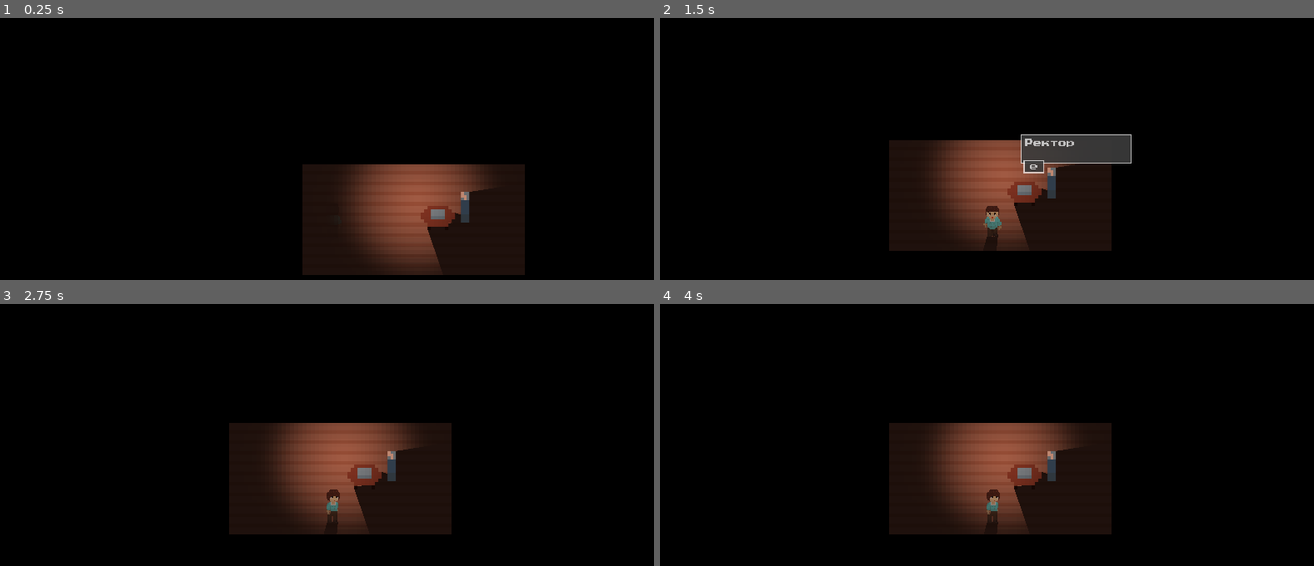
Above: before the commit, frames 1-4 (two rows, left to right).
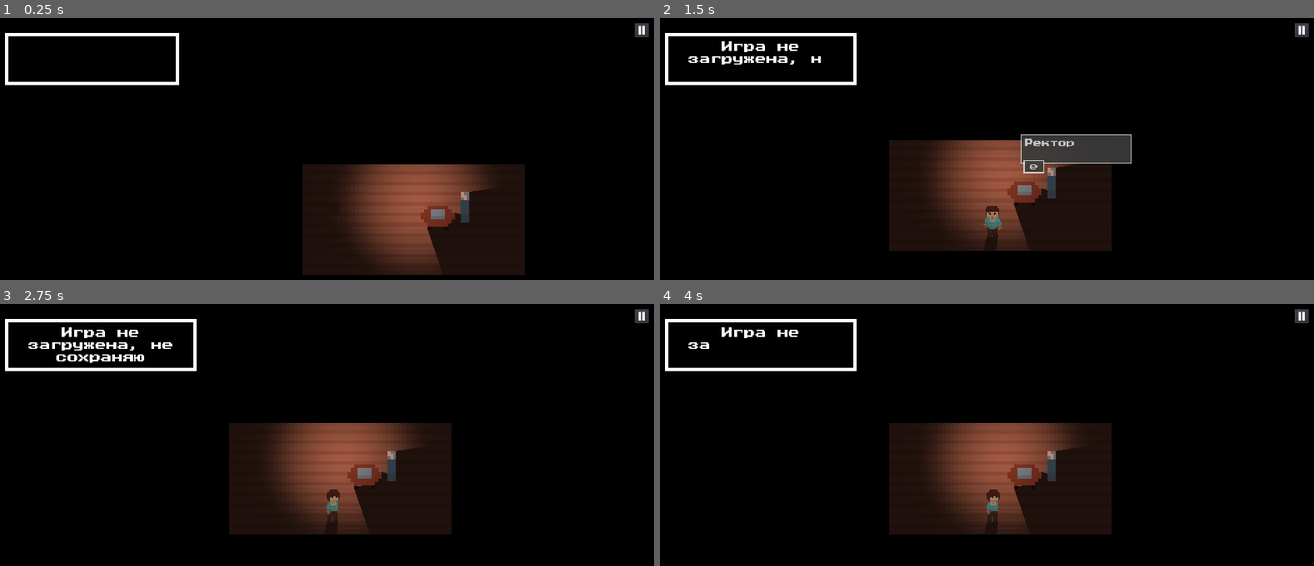
Above: after the commit, the same moments.

Repository: ordinary-dev/student-quest
Game: Godot game, scene res://Scenes/1.beggining/Facility-selection-scene.tscn
Same seed, same stepped clock (60 frames per second), same inputs: the game is played once before the commit and once after it. This scene is started directly instead of the project's main scene.
Inputs (mouse positions are in pixels of both pictures, inside the frame that each line leads up to):
- Up to frame 1 (0.25 s): no input
- Up to frame 2 (1.5 s): tap Enter (ui_accept) at 0.5, 0.77 s; move the mouse to (1130, 185) at 0.52 s; hold Right (ui_right) 0.53-1.28 s; click (1130, 185) at 0.67 s; move the mouse to (849, 222) at 1.27 s; hold Down (ui_down) from 1.28 s (still down)
- Up to frame 3 (2.75 s): tap Enter (ui_accept) at 1.52, 2 s; move the mouse to (385, 406) at 2.02 s; release Down (ui_down) at 2.03 s; hold Right (ui_right) from 2.03 s (still down)
- Up to frame 4 (4 s): release Right (ui_right) at 2.75 s; click (1300, 317) at 2.77 s; click (980, 445) at 3.5 s, where only the run after the commit has a clickable "Вернуться"

The runs differ from the first frame. In frame 1, 1.1% of the frame differs, in the area x 0-100%, y 1-26%; in frame 2, 1.6%; in frame 3, 1.9%; in frame 4, 1.4%.

Commit message:
New event, remove rain from scenes w/ train, add contols to facility selection scene

Diff:
--- a/Events/1.tres
+++ b/Events/1.tres
@@ -1 +1 @@
-{"name":"Первый день","scene":"1.beggining/Day1_setup.tscn"}
+{"name":"Выбор","scene":"1.beggining/Facility-selection-scene.tscn"}
--- /dev/null
+++ b/Events/2.tres
@@ -0,0 +1 @@
+{"name":"Первый день","scene":"1.beggining/Day1_setup.tscn"}
--- a/Scenes/1.beggining/Day1.tscn
+++ b/Scenes/1.beggining/Day1.tscn
@@ -36,7 +36,7 @@
 func _ready():
 	# Обновить этап
 	get_node(\"/root/prop\").save_param(
-		get_node(\"/root/global\").loaded, \"stage\", \"1\"
+		get_node(\"/root/global\").loaded, \"stage\", \"2\"
 	)
 	# Начать играть песню, если играет другая
 	get_node(\"/root/ost\").play_sound(song)
--- a/Scenes/1.beggining/FSelect.tscn
+++ b/Scenes/1.beggining/FSelect.tscn
@@ -1,7 +1,8 @@
-[gd_scene load_steps=4 format=2]
+[gd_scene load_steps=5 format=2]
 
 [ext_resource path="res://Scenes/templates/Button.tscn" type="PackedScene" id=1]
 [ext_resource path="res://Scenes/templates/FTemplate.tscn" type="PackedScene" id=2]
+[ext_resource path="res://Scenes/ui/disable_ui.tscn" type="PackedScene" id=3]
 
 [sub_resource type="GDScript" id=1]
 script/source = "extends Control
@@ -100,6 +101,8 @@
 margin_bottom = 1080.0
 disabled = true
 btn_text = "Выбрать"
+
+[node name="DisableUI" parent="." instance=ExtResource( 3 )]
 [connection signal="pressed" from="ColorRect/VBoxContainer/HBoxContainer/MarginContainer" to="." method="set_active" binds= [ 0 ]]
 [connection signal="pressed" from="ColorRect/VBoxContainer/HBoxContainer/MarginContainer2" to="." method="set_active" binds= [ 1 ]]
 [connection signal="pressed" from="ColorRect/VBoxContainer/HBoxContainer/MarginContainer3" to="." method="set_active" binds= [ 2 ]]
--- a/Scenes/1.beggining/Facility-selection-scene.tscn
+++ b/Scenes/1.beggining/Facility-selection-scene.tscn
@@ -1,18 +1,31 @@
-[gd_scene load_steps=12 format=2]
+[gd_scene load_steps=15 format=2]
 
 [ext_resource path="res://Sprites/backgrounds/facility-selection.png" type="Texture" id=1]
 [ext_resource path="res://Scenes/templates/Body.tscn" type="PackedScene" id=2]
 [ext_resource path="res://Sprites/light.png" type="Texture" id=3]
 [ext_resource path="res://Sprites/backgrounds/facility-man.png" type="Texture" id=4]
 [ext_resource path="res://Scenes/triggers/DialogTrigger.tscn" type="PackedScene" id=5]
+[ext_resource path="res://Scenes/ui/enable_ui.tscn" type="PackedScene" id=6]
+[ext_resource path="res://Scenes/templates/ui_fixer.tscn" type="PackedScene" id=7]
+
+[sub_resource type="GDScript" id=7]
+script/source = "extends Node2D
+
+
+func _ready():
+	# Обновить этап
+	get_node(\"/root/prop\").save_param(
+		get_node(\"/root/global\").loaded, \"stage\", \"1\"
+	)
+"
+
+[sub_resource type="OccluderPolygon2D" id=1]
+polygon = PoolVector2Array( 12.7241, 96.7441, 44.7784, 96.6348, 41.0296, 99.3019, 15.261, 99.2416 )
+
+[sub_resource type="OccluderPolygon2D" id=2]
+polygon = PoolVector2Array( 922.251, 584.709, 902.354, 535.791, 902.23, 526.188, 962.114, 526.038, 962.166, 515.814, 971.945, 515.822, 971.795, 505.779, 981.388, 505.779, 981.285, 486.147, 990.525, 572.389 )
 
 [sub_resource type="OccluderPolygon2D" id=3]
-polygon = PoolVector2Array( 12.7241, 96.7441, 44.7784, 96.6348, 41.0296, 99.3019, 15.261, 99.2416 )
-
-[sub_resource type="OccluderPolygon2D" id=1]
-polygon = PoolVector2Array( 922.251, 584.709, 902.354, 535.791, 902.23, 526.188, 962.114, 526.038, 962.166, 515.814, 971.945, 515.822, 971.795, 505.779, 981.388, 505.779, 981.285, 486.147, 990.525, 572.389 )
-
-[sub_resource type="OccluderPolygon2D" id=2]
 polygon = PoolVector2Array( 1021.7, 535.589, 1022.09, 425.91, 1096.72, 496.198, 1080.43, 545.069 )
 
 [sub_resource type="RectangleShape2D" id=4]
@@ -25,6 +38,7 @@
 extents = Vector2( 100, 150 )
 
 [node name="Node2D" type="Node2D"]
+script = SubResource( 7 )
 
 [node name="Sprite" type="Sprite" parent="."]
 position = Vector2( 862.108, 505.908 )
@@ -44,13 +58,14 @@
 texture_scale = 12.0
 mode = 3
 range_z_max = 1
+range_layer_max = 1
 shadow_enabled = true
 
 [node name="LightOccluder2D" type="LightOccluder2D" parent="."]
-occluder = SubResource( 1 )
+occluder = SubResource( 2 )
 
 [node name="LightOccluder2D2" type="LightOccluder2D" parent="."]
-occluder = SubResource( 2 )
+occluder = SubResource( 3 )
 
 [node name="Sprite2" type="Sprite" parent="."]
 modulate = Color( 1, 1, 1, 0.184314 )
@@ -94,3 +109,7 @@
 person = "Ректор"
 load_scene = true
 scene_path = "res://Scenes/1.beggining/FSelect.tscn"
+
+[node name="RemoteTransform2D" parent="." instance=ExtResource( 7 )]
+
+[node name="EnableUI" parent="." instance=ExtResource( 6 )]
--- a/Scenes/1.beggining/train.tscn
+++ b/Scenes/1.beggining/train.tscn
@@ -1,12 +1,10 @@
-[gd_scene load_steps=9 format=2]
+[gd_scene load_steps=8 format=2]
 
 [ext_resource path="res://Sprites/backgrounds/field.png" type="Texture" id=1]
 [ext_resource path="res://Sprites/train/train_front.png" type="Texture" id=2]
-[ext_resource path="res://Scenes/templates/Rain.tscn" type="PackedScene" id=3]
 [ext_resource path="res://Sprites/train/train_main.png" type="Texture" id=4]
 [ext_resource path="res://Sprites/light.png" type="Texture" id=5]
 [ext_resource path="res://Scenes/templates/ui_fixer.tscn" type="PackedScene" id=6]
-
 
 [sub_resource type="GDScript" id=1]
 script/source = "extends Node2D
@@ -122,5 +120,3 @@
 
 [node name="CanvasModulate" type="CanvasModulate" parent="."]
 color = Color( 0.635294, 0.713726, 0.713726, 1 )
-
-[node name="Particles2D" parent="." instance=ExtResource( 3 )]
--- a/Scenes/1.beggining/train_close.tscn
+++ b/Scenes/1.beggining/train_close.tscn
@@ -1,7 +1,6 @@
-[gd_scene load_steps=10 format=2]
+[gd_scene load_steps=9 format=2]
 
 [ext_resource path="res://Sprites/train/train_cropped.png" type="Texture" id=1]
-[ext_resource path="res://Scenes/templates/Rain.tscn" type="PackedScene" id=2]
 [ext_resource path="res://Sprites/backgrounds/field.png" type="Texture" id=3]
 [ext_resource path="res://Sprites/light.png" type="Texture" id=4]
 [ext_resource path="res://Audio/fx/tspt_fast_smooth_passenger_train_037.ogg" type="AudioStream" id=5]
@@ -65,9 +64,6 @@
 
 [node name="RemoteTransform2D" parent="Camera2D" instance=ExtResource( 6 )]
 
-[node name="Particles2D" parent="." instance=ExtResource( 2 )]
-z_index = 2
-
 [node name="Tween" type="Tween" parent="."]
 
 [node name="Light2D" type="Light2D" parent="."]
--- a/Scenes/1.beggining/train_inside.tscn
+++ b/Scenes/1.beggining/train_inside.tscn
@@ -1,9 +1,8 @@
-[gd_scene load_steps=10 format=2]
+[gd_scene load_steps=9 format=2]
 
 [ext_resource path="res://Sprites/backgrounds/inside_the_train.png" type="Texture" id=1]
 [ext_resource path="res://Sprites/light.png" type="Texture" id=2]
 [ext_resource path="res://Sprites/backgrounds/field.png" type="Texture" id=3]
-[ext_resource path="res://Scenes/templates/Rain.tscn" type="PackedScene" id=4]
 [ext_resource path="res://Scripts/Shake.gd" type="Script" id=5]
 [ext_resource path="res://Scenes/templates/ui_fixer.tscn" type="PackedScene" id=6]
 
@@ -31,28 +30,6 @@
 [node name="Node2D" type="Node2D"]
 script = SubResource( 1 )
 next = "res://Scenes/1.beggining/Hall.tscn"
-
-[node name="Particles2D" parent="." instance=ExtResource( 4 )]
-modulate = Color( 1, 1, 1, 0.141176 )
-position = Vector2( 1002.77, 117.642 )
-scale = Vector2( 0.4, 0.4 )
-
-[node name="ColorRect" type="ColorRect" parent="."]
-margin_right = 620.0
-margin_bottom = 700.0
-color = Color( 0, 0, 0, 1 )
-__meta__ = {
-"_edit_use_anchors_": false
-}
-
-[node name="ColorRect2" type="ColorRect" parent="."]
-margin_left = 1260.0
-margin_right = 1918.0
-margin_bottom = 700.0
-color = Color( 0, 0, 0, 1 )
-__meta__ = {
-"_edit_use_anchors_": false
-}
 
 [node name="Sprite2" type="Sprite" parent="."]
 modulate = Color( 1, 1, 1, 0.14902 )
--- a/Scenes/templates/Button.tscn
+++ b/Scenes/templates/Button.tscn
@@ -52,6 +52,7 @@
 "
 
 [node name="ColorRect" type="Button"]
+light_mask = 0
 margin_right = 80.0
 margin_bottom = 80.0
 rect_min_size = Vector2( 80, 80 )
@@ -65,6 +66,7 @@
 btn_text = "Hello"
 
 [node name="ColorRect" type="ColorRect" parent="."]
+light_mask = 0
 anchor_right = 1.0
 anchor_bottom = 1.0
 mouse_filter = 2
@@ -74,6 +76,7 @@
 }
 
 [node name="MarginContainer" type="MarginContainer" parent="."]
+light_mask = 0
 anchor_right = 1.0
 anchor_bottom = 1.0
 mouse_filter = 2
@@ -86,6 +89,7 @@
 }
 
 [node name="ColorRect" type="ColorRect" parent="MarginContainer"]
+light_mask = 0
 margin_left = 7.0
 margin_top = 7.0
 margin_right = 73.0
@@ -95,6 +99,7 @@
 size_flags_vertical = 3
 
 [node name="Label" type="Label" parent="."]
+light_mask = 0
 anchor_right = 1.0
 anchor_bottom = 1.0
 custom_colors/font_color = Color( 1, 1, 1, 1 )
--- a/Scenes/ui/Pause.tscn
+++ b/Scenes/ui/Pause.tscn
@@ -75,6 +75,7 @@
 "
 
 [node name="Control" type="Control"]
+light_mask = 0
 anchor_right = 1.0
 anchor_bottom = 1.0
 rect_min_size = Vector2( 1920, 1080 )
@@ -90,6 +91,7 @@
 
 [node name="ColorRect" type="ColorRect" parent="CanvasLayer"]
 visible = false
+light_mask = 0
 anchor_right = 1.0
 anchor_bottom = 1.0
 color = Color( 0, 0, 0, 0.905882 )
@@ -98,6 +100,7 @@
 }
 
 [node name="Pause" type="Button" parent="CanvasLayer"]
+light_mask = 0
 anchor_left = 1.0
 anchor_right = 1.0
 margin_left = -60.0
@@ -112,6 +115,7 @@
 
 [node name="MarginContainer" type="MarginContainer" parent="CanvasLayer"]
 visible = false
+light_mask = 0
 anchor_right = 1.0
 anchor_bottom = 1.0
 custom_constants/margin_right = 500
@@ -123,6 +127,7 @@
 }
 
 [node name="VBoxContainer" type="VBoxContainer" parent="CanvasLayer/MarginContainer"]
+light_mask = 0
 margin_left = 500.0
 margin_top = 100.0
 margin_right = 1420.0
@@ -134,6 +139,7 @@
 }
 
 [node name="BtnReturn" parent="CanvasLayer/MarginContainer/VBoxContainer" instance=ExtResource( 2 )]
+light_mask = 0
 margin_top = 265.0
 margin_right = 920.0
 margin_bottom = 365.0
@@ -141,6 +147,7 @@
 btn_text = "Вернуться"
 
 [node name="BtnToMenu" parent="CanvasLayer/MarginContainer/VBoxContainer" instance=ExtResource( 2 )]
+light_mask = 0
 margin_top = 390.0
 margin_right = 920.0
 margin_bottom = 490.0
@@ -148,6 +155,7 @@
 btn_text = "В меню"
 
 [node name="BtnQuit" parent="CanvasLayer/MarginContainer/VBoxContainer" instance=ExtResource( 2 )]
+light_mask = 0
 margin_top = 515.0
 margin_right = 920.0
 margin_bottom = 615.0
Not shown: 1 places in Scenes/1.beggining/Facility-selection-scene.tscn that only renumber resources
Not shown, changed: export_presets.cfg
